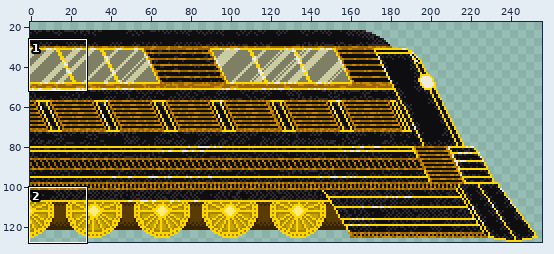
Sprite sheet: CasaDesDiamantes/sprites/stratoTrain_spr/layers/7103dbc7-d83c-4776-ae92-de06583c9d9e/b7bd8507-6dbd-440a-a183-9a7917aaae76.png. Above, an overview of the earlier version with the close-up marked.
Close-up. First the earlier version:
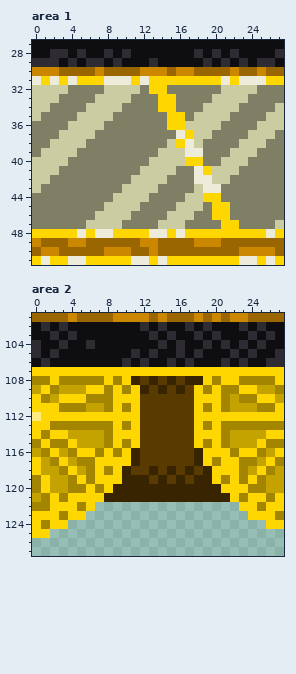
The file is 256x128 pixels. Shown: area 1: x 0..27, y 27..51; area 2: x 0..27, y 101..127. The wide view leaves out empty margins.
And afterwards:
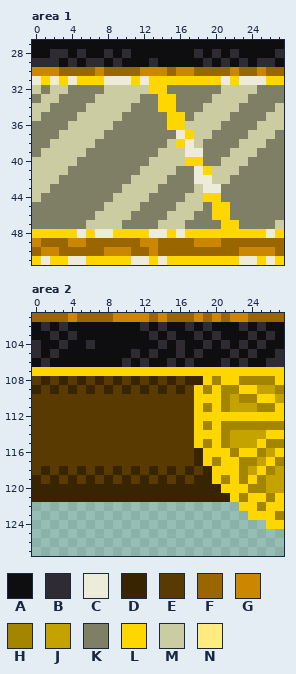
Palette (. is transparent): A #0e0d0f  B #2f2b33  C #edebda  D #382400  E #593a00  F #996601  G #cc8701  H #a38500  J #c4a300  K #7f7f66  L #ffd700  M #cccca3  N #ffeb7f
Changes in this commit:
Area 1:
y 32: x 1 M -> K; x 12 K -> M
y 33: x 0 M -> K; x 11 K -> M
y 34: x 10 K -> M
y 35: x 9 K -> M
y 36: x 8 K -> M
y 37: x 7 K -> M
y 38: x 6 K -> M
y 39: x 5 K -> M
y 40: x 4 K -> M
y 41: x 3 K -> M
y 42: x 2 K -> M
y 43: x 1 K -> M
y 44: x 0 K -> M
Area 2:
y 108: x 0..10 HHLHHHHHLHL -> EDEDEDEDEDE
y 109: x 0..11 JLHJJJLLHLHL -> DEDEDEDEDEDE
y 110: x 0..11 LHJLLLHHHLLL -> EEEEEEEEEEEE
y 111: x 0..11 LLLHHHJJHLHL -> EEEEEEEEEEEE
y 112: x 0..11 NLLLLLLLLLLL -> EEEEEEEEEEEE
y 113: x 0..11 LLHHHHHHHLHL -> EEEEEEEEEEEE
y 114: x 0..11 LHLLJJJJHLLL -> EEEEEEEEEEEE
y 115: x 0..11 HLHHLJJJHLHL -> EEEEEEEEEEEE
y 116: x 0..11 JHLJHLLHLHLD -> EEEEEEEEEEEE
y 117: x 0..11 LJHLJHHLLLLD -> EEEEEEEEEEEE
y 118: x 0..11 LJJHLJHLHLDE -> EDEDEDEDEDED
y 119: x 0..9 HLJJHLHLLL -> DEDEDEDEDE; x 11 D -> E
y 120: x 0..8 HLJJHHLHL -> DDDDDDDDD
y 121: x 0..7 JHLHLLLL -> DDDDDDDD
y 122: x 0..6 HHLLLHL -> .......
y 123: x 0..5 LLLHLL -> ......
y 124: x 0..3 LHLL -> ....
y 125: x 0..1 LL -> ..
Pixel boxes of the changes (left, top, right, bottom) in both close-ups:
changed: (32, 85, 149, 202)
changed: (32, 376, 140, 538)
